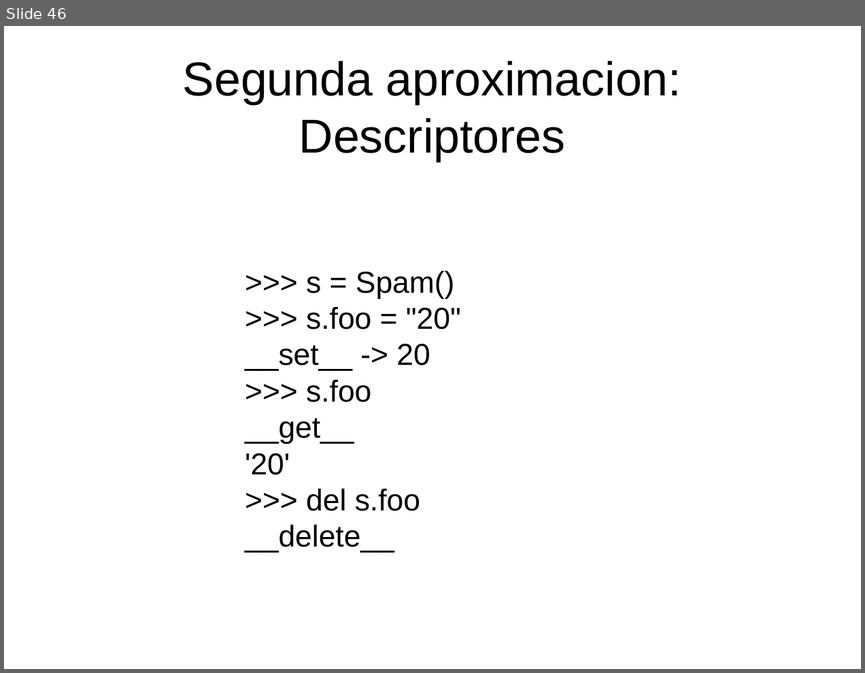
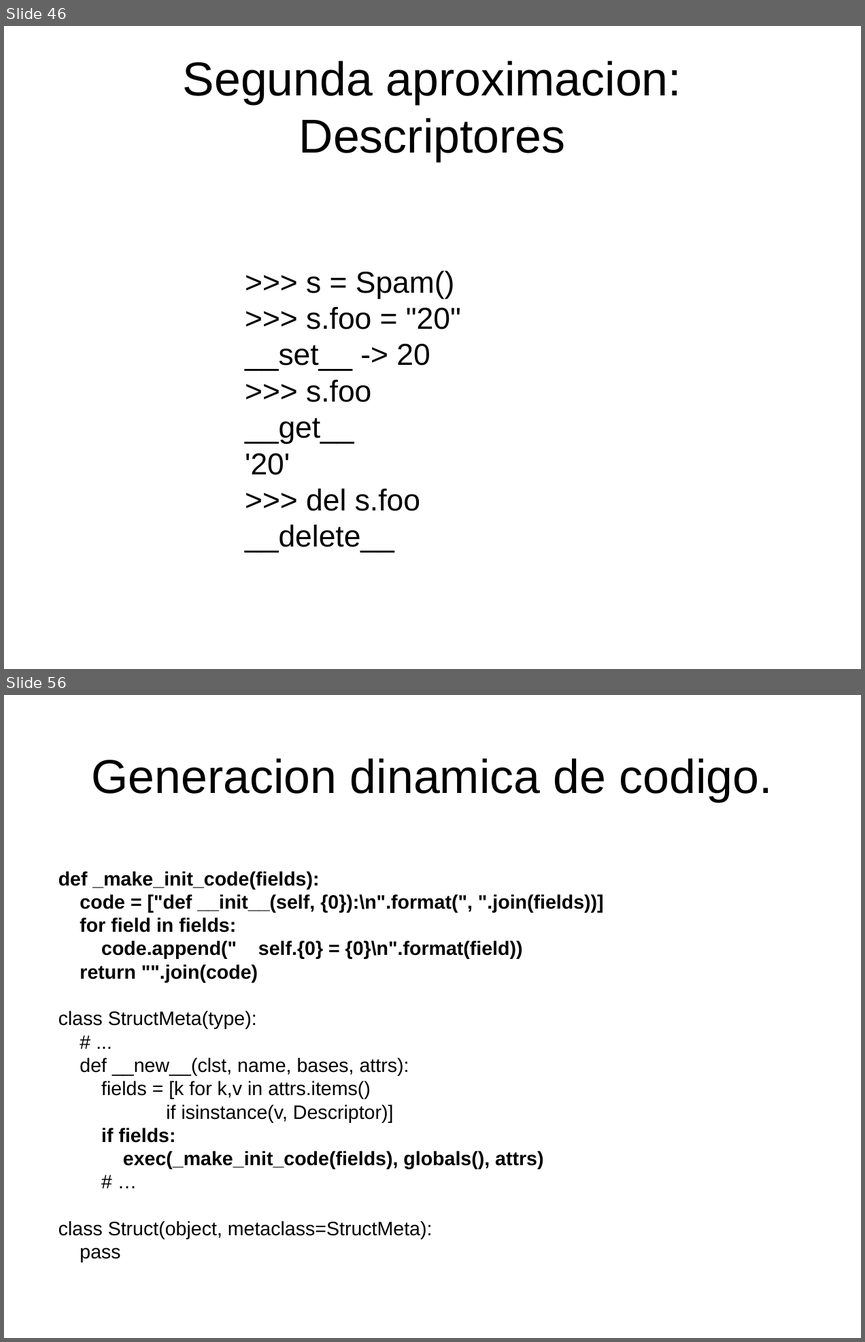
Before and after one commit to niwinz/niwi-slides, a slide deck: meta-py3/slides.odp. Shown one above the other, each under a label of ours: slide 46 before the commit, slides 46 and 56 after it; the slides between them are not shown. The pictures are 865x673 and 865x1342 pixels, drawn with LibreOffice and Linux fonts; fonts in the diff are those of the drawing. Boxes give left, top, right and bottom in pixels: in the first picture for what was removed or moved away, otherwise in the second. Text is boxed around its words. In the diff, an @@ line names an element or a change of style, - is before the commit and + after.

Commit message:
Update py3-meta slides.

```diff
--- a/meta-py3/slides.odp
+++ b/meta-py3/slides.odp
@@ slide 56 added at [4, 695, 861, 1338], background #FFFFFF @@
@@ title added at [92, 758, 772, 802], 44 pt, text #000000 @@
+Generacion dinamica de codigo.
@@ text added at [58, 871, 604, 1262], 18 pt, text #000000, bold @@
+def _make_init_code(fields):
+code = ["def __init__(self, {0}):\n".format(", ".join(fields))]
+for field in fields:
+code.append(" self.{0} = {0}\n".format(field))
+return "".join(code)
+class StructMeta(type):
+# ...
+def __new__(clst, name, bases, attrs):
+fields = [k for k,v in attrs.items()
+if isinstance(v, Descriptor)]
+if fields:
+exec(_make_init_code(fields), globals(), attrs)
+# …
+class Struct(object, metaclass=StructMeta):
+pass
```
Also in this commit, not shown: 2 slides changed, 18 other slides added.
